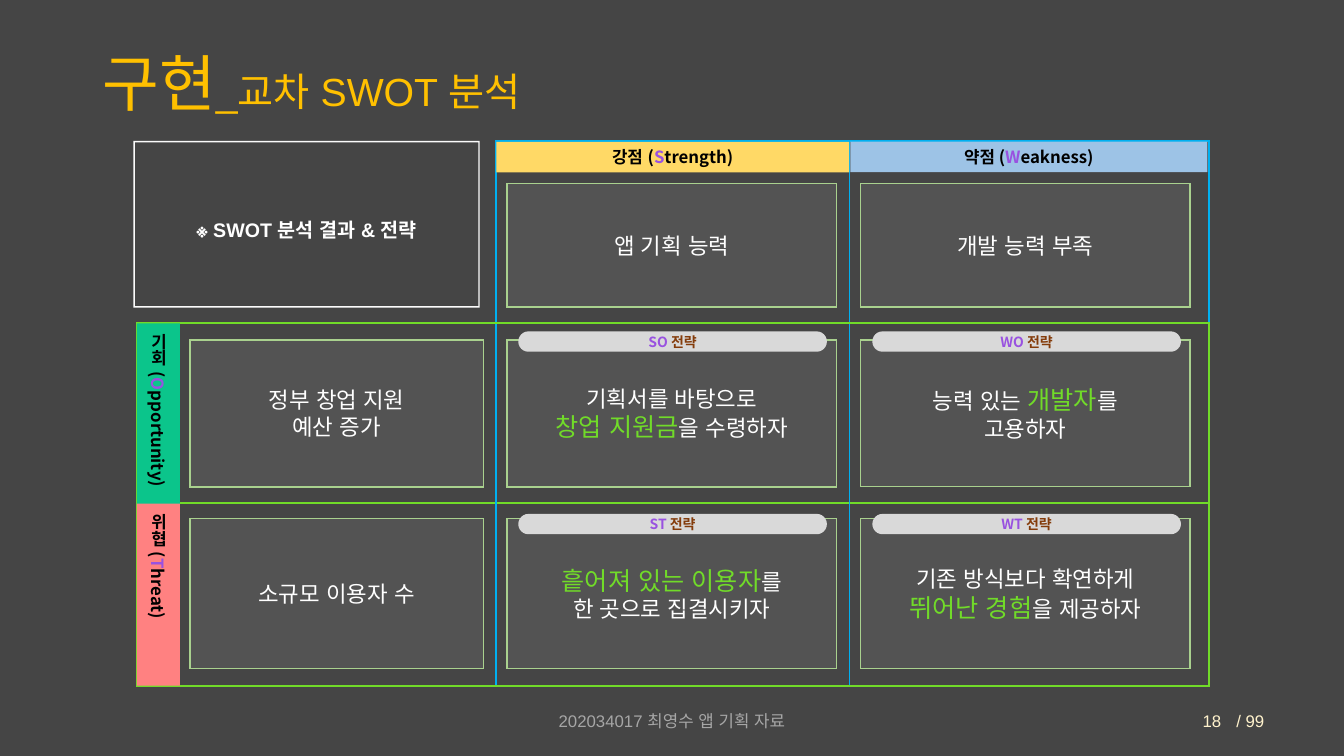
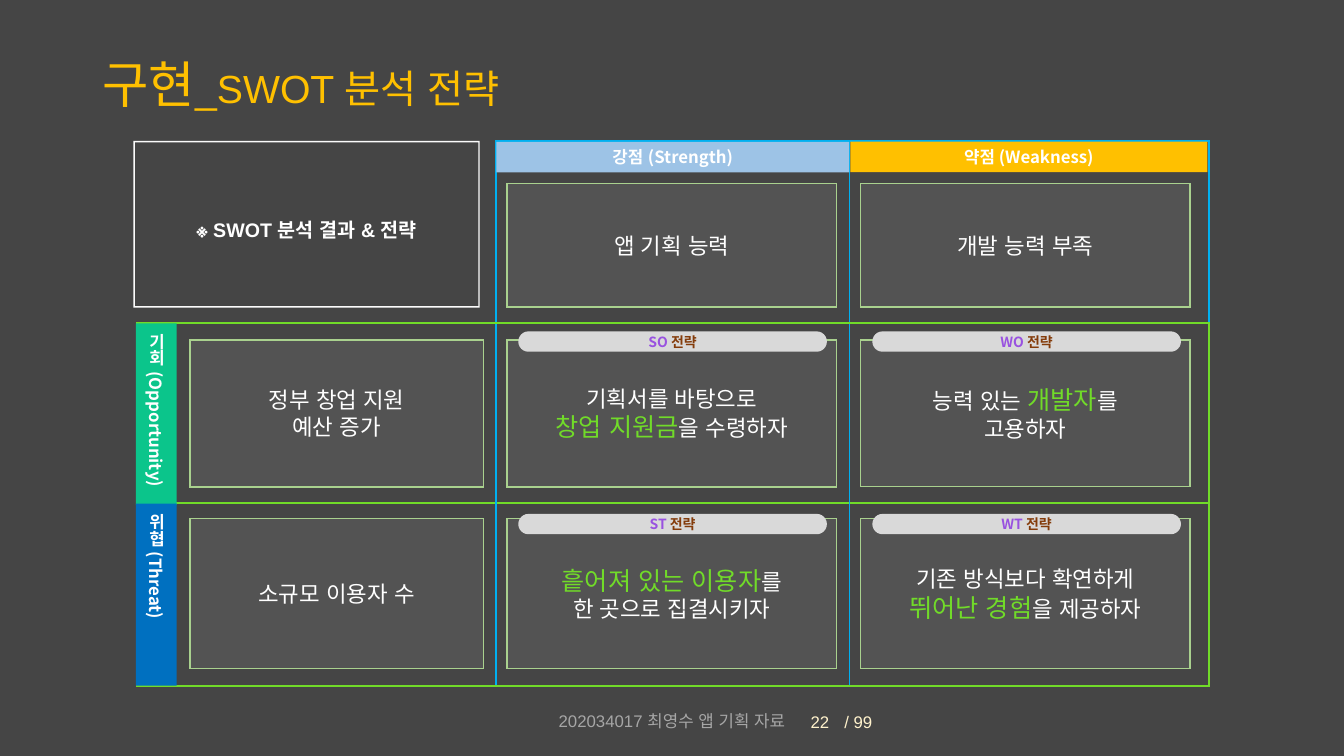
Before and after one commit to Chronos410/PartyCompetition, a slide deck: slide 22 of 대충 설계도.pptx (slide 18 before the commit). Drawn at 1344x756 pixels with LibreOffice and Linux fonts; fonts in the diff are those of the drawing. Boxes give left, top, right and bottom in pixels: in the first picture for what was removed or moved away, otherwise in the second. Text is boxed around its words. In the diff, an @@ line names an element or a change of style, - is before the commit and + after.

```diff
--- a/대충 설계도.pptx
+++ b/대충 설계도.pptx
@@ title at <box>102,61,500,111</box>: text changed @@
-구현_교차 SWOT 분석
+구현_SWOT 분석 전략
@@ rectangle "강점 (Strength)" at <box>496,142,849,172</box>: text colour #000000 to #FFFFFF; text colour #9952E0 to #FFFFFF in "(Strength)"; fill #FFD966 to #9DC3E6 @@
@@ rectangle "약점 (Weakness)" at <box>851,141,1208,171</box>: text colour #000000 to #FFFFFF; text colour #9952E0 to #FFFFFF in "(Weakness)"; fill #9DC3E6 to #FFC000 @@
@@ rectangle "기회 (Opportunity)": place and size @@
-rectangle "기회 (Opportunity)" at <box>137,324,180,505</box>
+rectangle "기회 (Opportunity)" at <box>136,324,176,505</box>
@@ rectangle "기회 (Opportunity)" at <box>136,324,176,505</box>: text colour #000000 to #FFFFFF; text colour #9952E0 to #FFFFFF in "(Opportunity)" @@
@@ rectangle "위협 (Threat)": place and size @@
-rectangle "위협 (Threat)" at <box>137,504,180,686</box>
+rectangle "위협 (Threat)" at <box>136,504,176,686</box>
@@ rectangle "위협 (Threat)" at <box>136,504,176,686</box>: text colour #000000 to #FFFFFF; text colour #9952E0 to #FFFFFF in "(Threat)"; fill #FF8181 to #0070C0 @@
@@ text "/ 99": place and size @@
-text "/ 99" at <box>1246,715,1265,727</box>
+text "/ 99" at <box>854,716,873,728</box>
@@ page number added at <box>811,716,830,728</box>, 12 pt, text #FFF2CC @@
+22
@@ page number removed at <box>1203,715,1222,727</box> @@
-18
```
Also in this commit, not shown: 17 other slides changed, 4 slides added, 3 other files.
